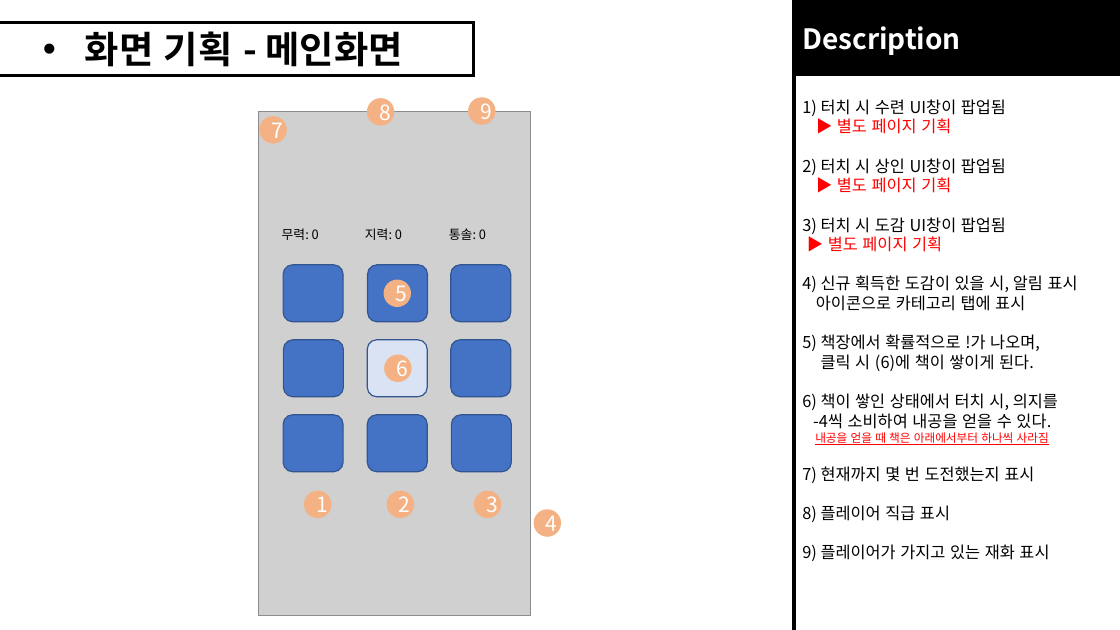
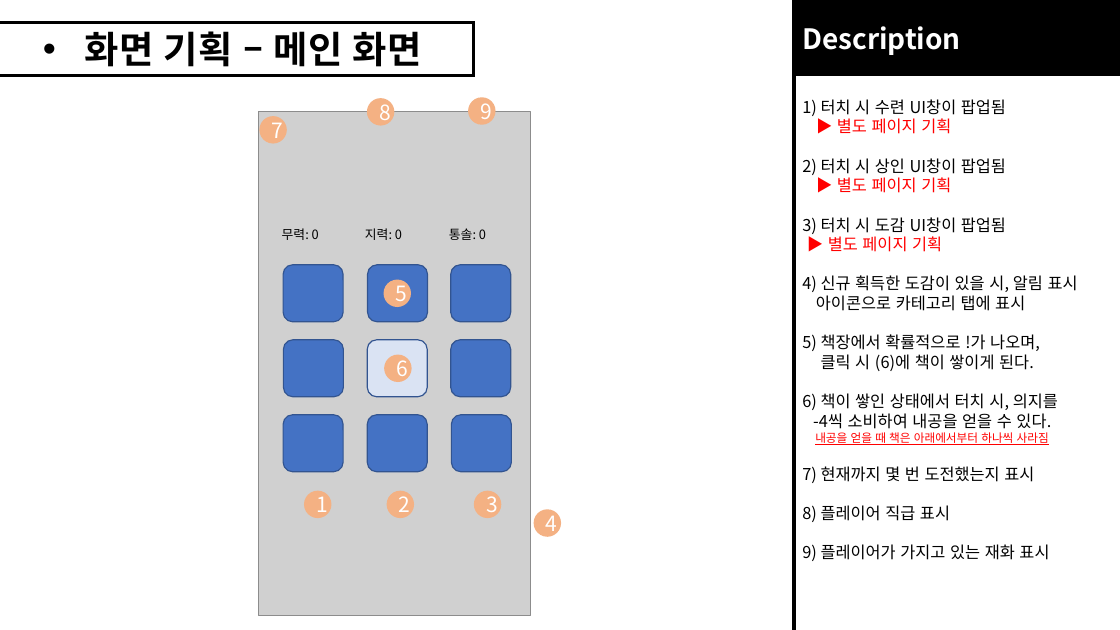
Before and after one commit to roller0516/My_Three_Kingdoms, a slide deck: slide 2 of 게임 기획파일/화면 기획.pptx. Drawn at 1120x630 pixels with LibreOffice and Linux fonts; fonts in the diff are those of the drawing; grey boxes stand for pictures. Boxes give left, top, right and bottom in pixels: in the first picture for what was removed or moved away, otherwise in the second. Text is boxed around its words. In the diff, an @@ line names an element or a change of style, - is before the commit and + after.

```diff
--- a/게임 기획파일/화면 기획.pptx
+++ b/게임 기획파일/화면 기획.pptx
@@ text at <box>85,31,422,67</box>: text changed @@
-• 화면 기획 - 메인화면
+• 화면 기획 – 메인 화면
```
Also in this commit, not shown: 1 other slide changed, 1 slide added.
